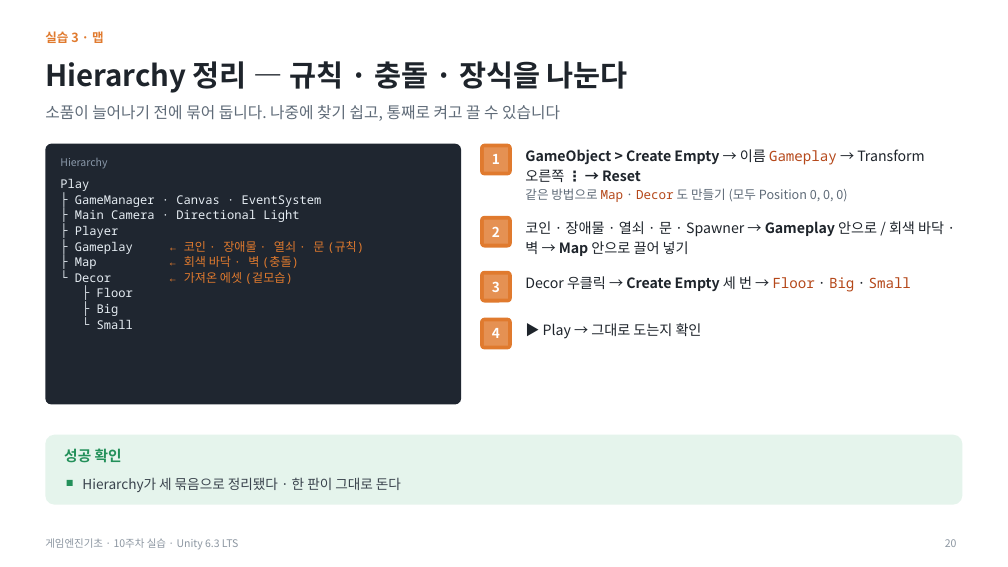
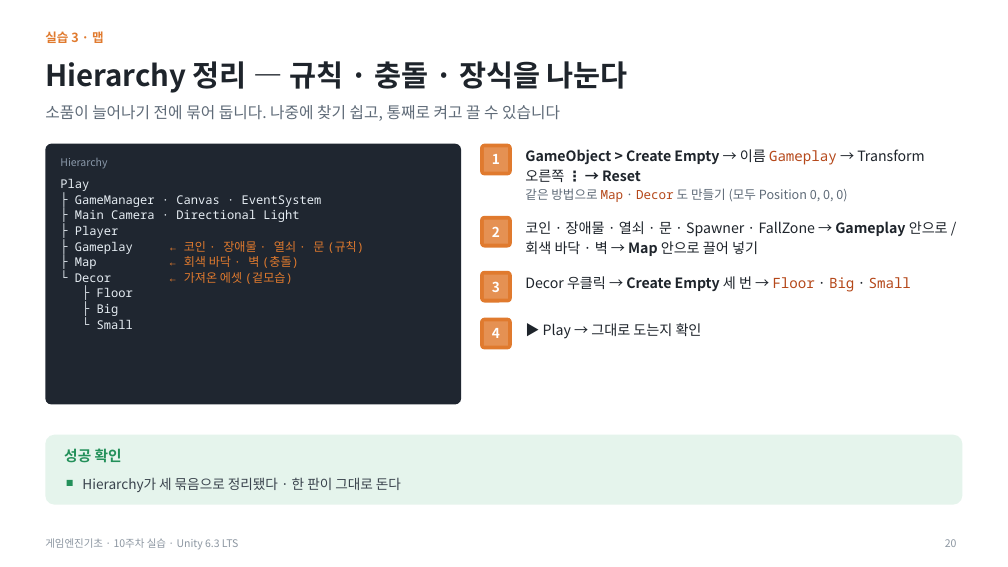
Before and after one commit to iplay-garden/game-engine-basics, a slide deck: slide 20 of 10주차/한국어/게임엔진기초_10주차_오프라인_실습슬라이드.pptx. Drawn at 1008x567 pixels with LibreOffice and Linux fonts; fonts in the diff are those of the drawing. Boxes give left, top, right and bottom in pixels: in the first picture for what was removed or moved away, otherwise in the second. Text is boxed around its words. In the diff, an @@ line names an element or a change of style, - is before the commit and + after.

```diff
--- a/10주차/한국어/게임엔진기초_10주차_오프라인_실습슬라이드.pptx
+++ b/10주차/한국어/게임엔진기초_10주차_오프라인_실습슬라이드.pptx
@@ text at [525,221,948,256]: text changed @@
-코인 · 장애물 · 열쇠 · 문 · Spawner → Gameplay 안으로 / 회색 바닥 · 벽 → Map 안으로 끌어 넣기
+코인 · 장애물 · 열쇠 · 문 · Spawner · FallZone → Gameplay 안으로 / 회색 바닥 · 벽 → Map 안으로 끌어 넣기
```
Also in this commit, not shown: 9 other slides changed, 13 other files.
